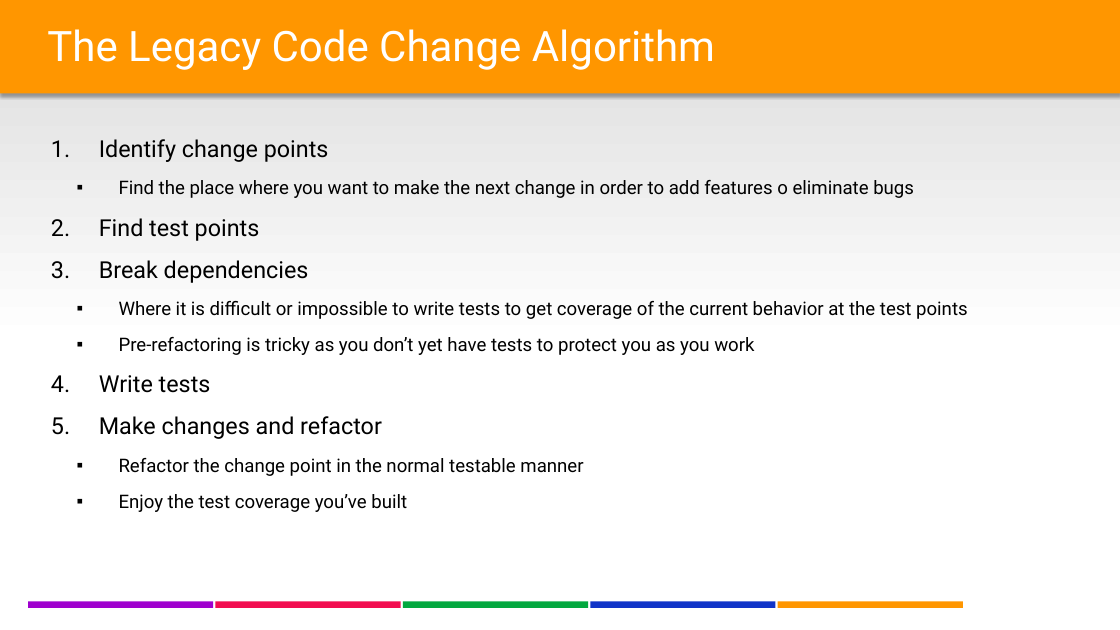
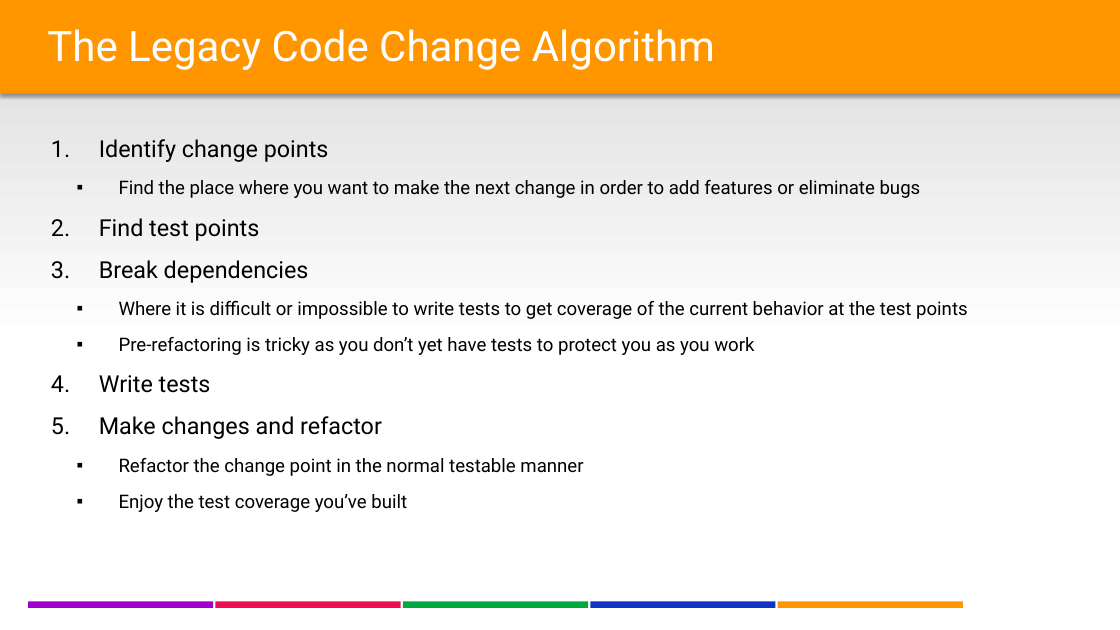
Before and after one commit to lgoldin/TestOrientedDevelopment, a slide deck: slide 24 of DesigningTestableApplications - Part II - DB Integration & Legacy Code.pptx. Drawn at 1120x630 pixels with LibreOffice and Linux fonts; fonts in the diff are those of the drawing; background and template pictures are left out. Boxes give left, top, right and bottom in pixels: in the first picture for what was removed or moved away, otherwise in the second. Text is boxed around its words. In the diff, an @@ line names an element or a change of style, - is before the commit and + after.

```diff
--- a/DesigningTestableApplications - Part II - DB Integration & Legacy Code.pptx
+++ b/DesigningTestableApplications - Part II - DB Integration & Legacy Code.pptx
@@ text at box(119, 180, 921, 198): text changed @@
-  ▪ Find the place where you want to make the next change in order to add features o eliminate bugs
+  ▪ Find the place where you want to make the next change in order to add features or eliminate bugs
```
Also in this commit, not shown: 7 other slides changed.
